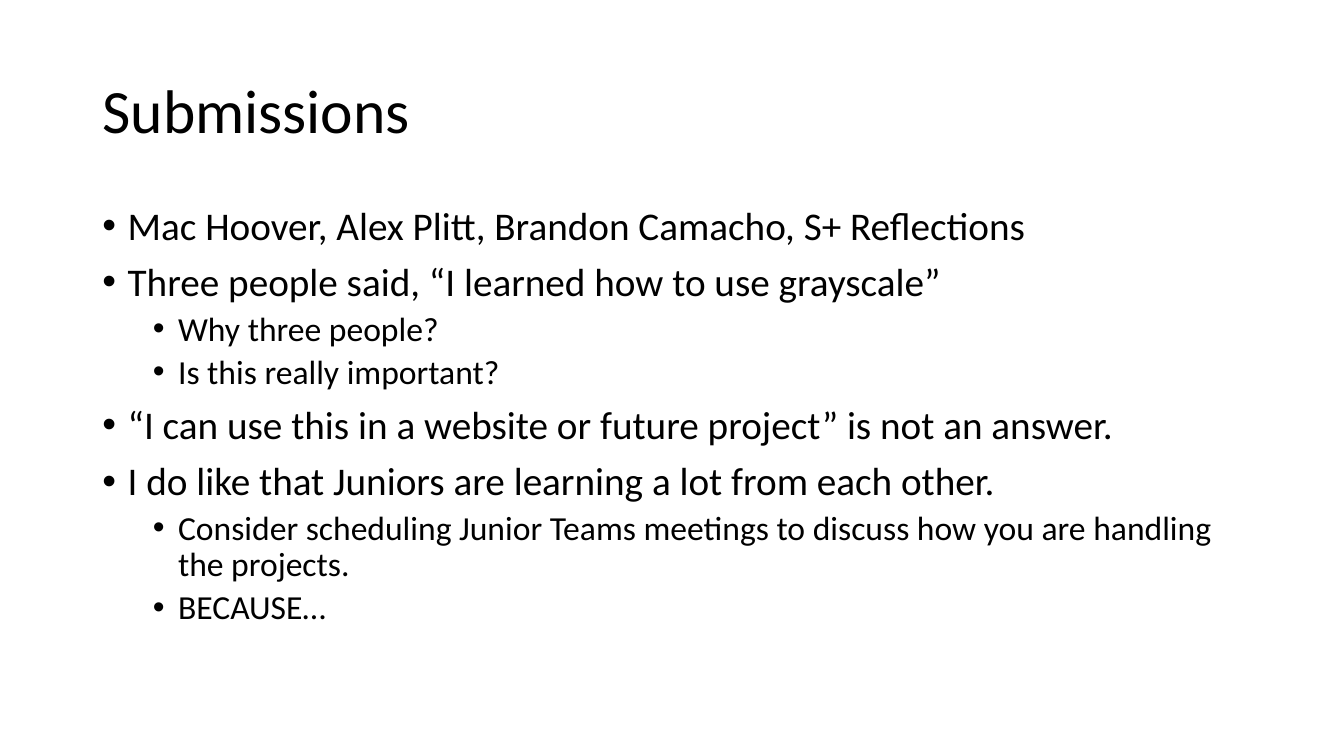
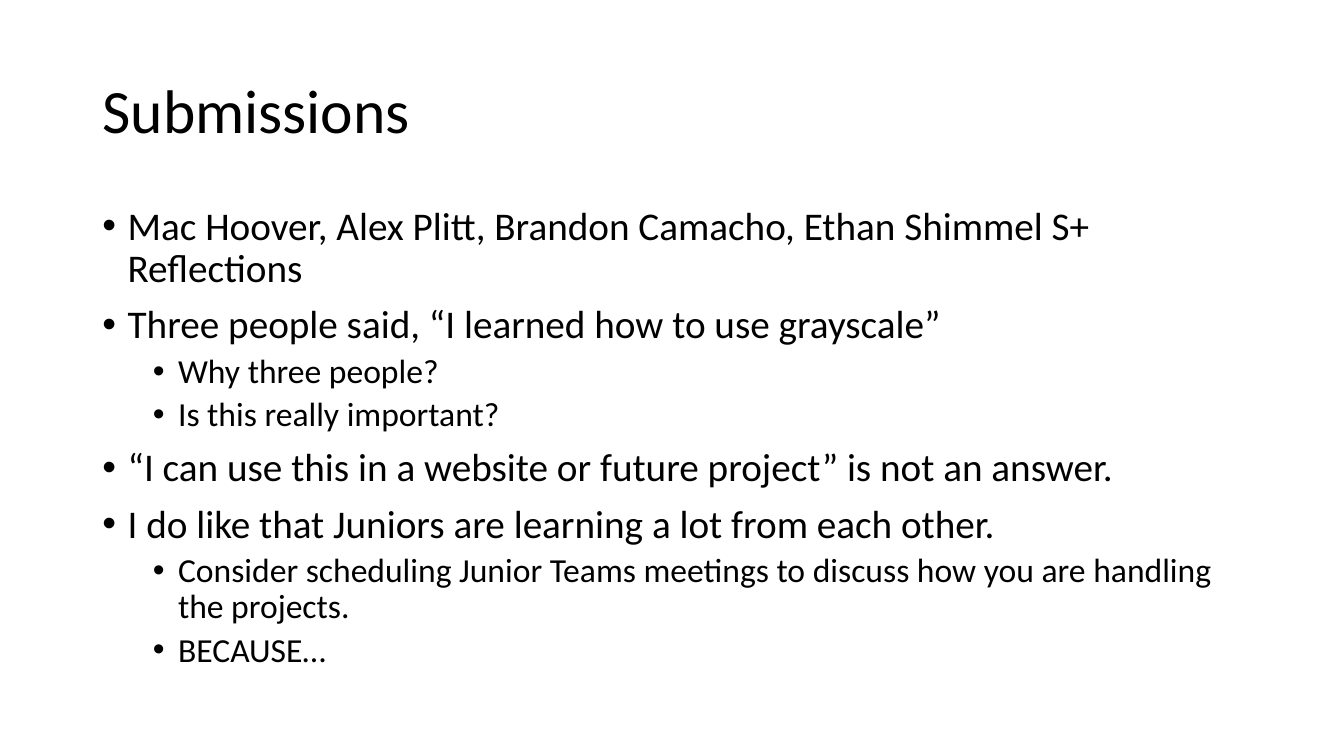
Before and after one commit to parke2023059/docpacs2223, a slide deck: slide 4 of docpac_09281022/Wekly Review.pptx. Drawn at 1344x756 pixels with LibreOffice and Linux fonts; fonts in the diff are those of the drawing. Boxes give left, top, right and bottom in pixels: in the first picture for what was removed or moved away, otherwise in the second. Text is boxed around its words. In the diff, an @@ line names an element or a change of style, - is before the commit and + after.

```diff
--- a/docpac_09281022/Wekly Review.pptx
+++ b/docpac_09281022/Wekly Review.pptx
@@ text at <box>128,212,1090,283</box>: text changed @@
-• Mac Hoover, Alex Plitt, Brandon Camacho, S+ Reflections
+• Mac Hoover, Alex Plitt, Brandon Camacho, Ethan Shimmel S+ Reflections
```
Also in this commit, not shown: 1 other slide changed.
